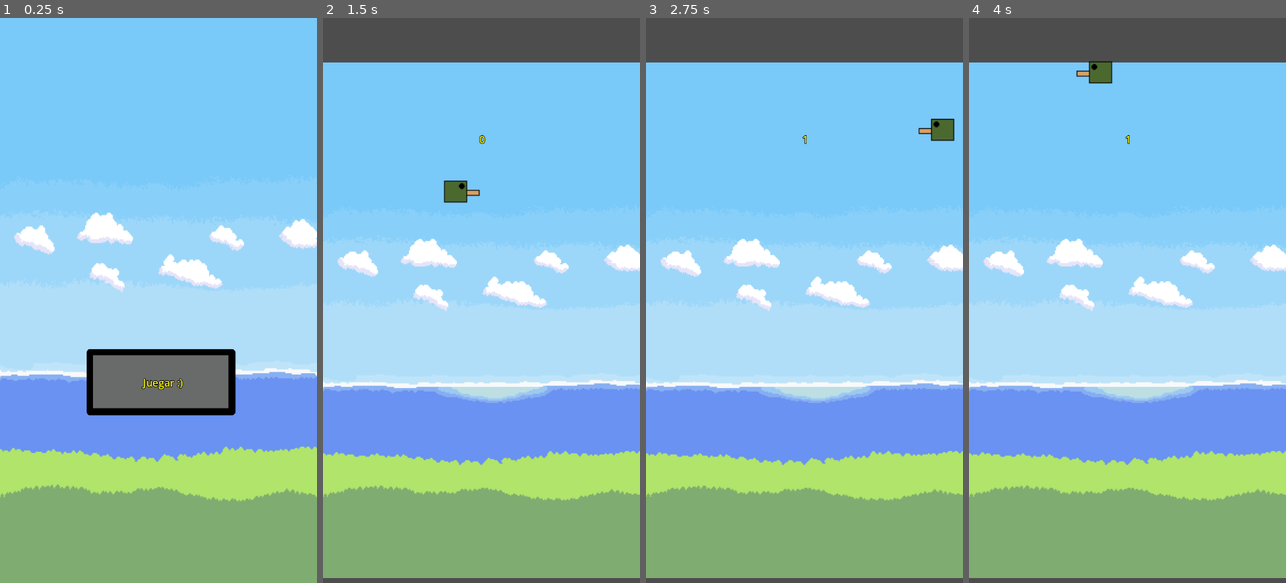
Above: before the commit, frames 1-4 (left to right).
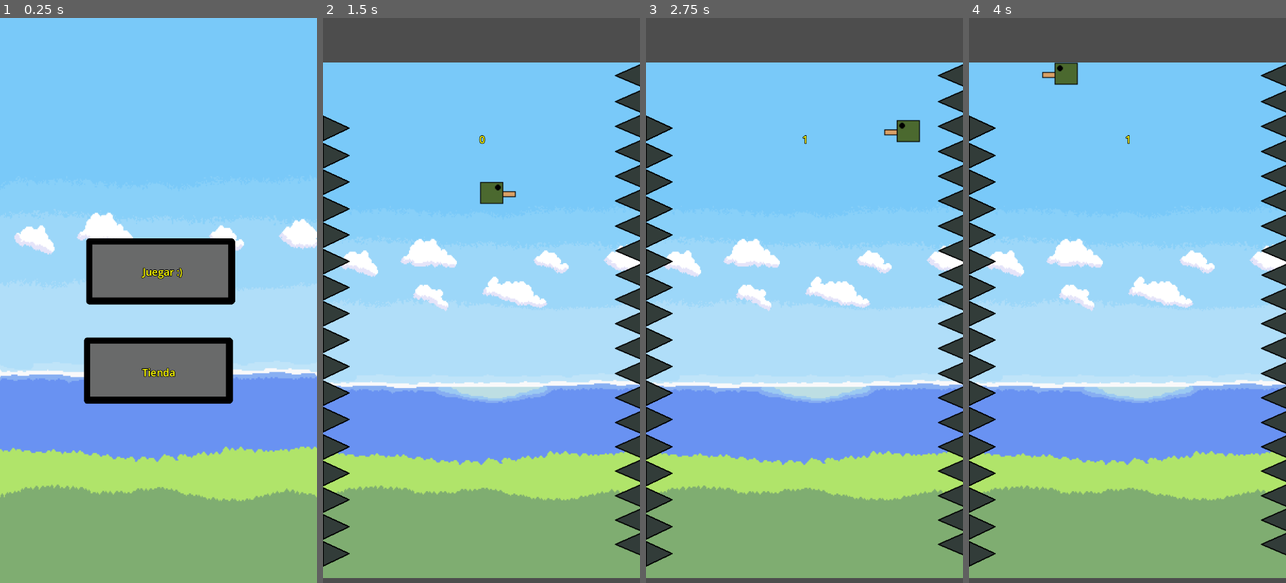
Above: after the commit, the same moments.

Repository: Flamenser/JuegoPato
Game: Godot game, scene res://Menu.tscn
Two runs of this game, one before a commit and one after it. Both use one fixed random seed, a clock stepped at 60 frames per second and the inputs below.
Inputs (mouse positions are in pixels of both pictures, inside the frame that each line leads up to):
- Up to frame 1 (0.25 s): no input
- Up to frame 2 (1.5 s): click "Juegar :)" at 0.5 s; move the mouse to (551, 272) at 1.27 s; click (551, 272) at 1.42 s
- Up to frame 3 (2.75 s): move the mouse to (741, 328) at 2.02 s; click (741, 328) at 2.17 s
- Up to frame 4 (4 s): move the mouse to (1159, 176) at 2.77 s; click (1159, 176) at 2.92 s; move the mouse to (1111, 413) at 3.52 s; click (1111, 413) at 3.67 s

The runs differ from the first frame. In frame 1, 9.1% of the frame differs, in the area x 26-75%, y 39-71%; in frame 2, 7.6%; in frame 3, 7.5%; in frame 4, 7.6%.

Commit message:
Picos
Obstáculos de los costados

Diff:
--- a/Juego.gd
+++ b/Juego.gd
@@ -25,3 +25,8 @@
 func _on_death_zone_body_entered(body):
 	if body.name == "Jugador":  # Asegúrate de que es el jugador
 		on_game_over()
+
+
+func _on_pico_body_entered(body):
+	if body.name == "Jugador" and $Pico.show:  # Asegúrate de que es el jugador
+		on_game_over()
--- a/Juego.tscn
+++ b/Juego.tscn
@@ -26,7 +26,7 @@
 texture = ExtResource("1_7ni0n")
 
 [node name="Jugador" type="CharacterBody2D" parent="."]
-position = Vector2(0, 66)
+position = Vector2(82, 69)
 motion_mode = 1
 script = ExtResource("2_7tbpi")
 
@@ -97,6 +97,445 @@
 texture = ExtResource("6_dvbx7")
 
 [node name="CollisionPolygon2D" type="CollisionPolygon2D" parent="Pico"]
+position = Vector2(-29.6701, -27.1708)
+scale = Vector2(-0.00200726, -0.172714)
+polygon = PackedVector2Array(0, 0, -29276.9, -156.715, 0, -307.627)
+
+[node name="Pico2" type="Area2D" parent="."]
+visible = false
+position = Vector2(30, 190)
+
+[node name="Sprite2D" type="Sprite2D" parent="Pico2"]
+texture = ExtResource("6_dvbx7")
+
+[node name="CollisionPolygon2D" type="CollisionPolygon2D" parent="Pico2"]
+position = Vector2(-29.6701, -27.1708)
+scale = Vector2(-0.00200726, -0.172714)
+polygon = PackedVector2Array(0, 0, -29276.9, -156.715, 0, -307.627)
+
+[node name="Pico3" type="Area2D" parent="."]
+position = Vector2(30, 250)
+
+[node name="Sprite2D" type="Sprite2D" parent="Pico3"]
+texture = ExtResource("6_dvbx7")
+
+[node name="CollisionPolygon2D" type="CollisionPolygon2D" parent="Pico3"]
+position = Vector2(-29.6701, -27.1708)
+scale = Vector2(-0.00200726, -0.172714)
+polygon = PackedVector2Array(0, 0, -29276.9, -156.715, 0, -307.627)
+
+[node name="Pico4" type="Area2D" parent="."]
+position = Vector2(30, 312)
+
+[node name="Sprite2D" type="Sprite2D" parent="Pico4"]
+texture = ExtResource("6_dvbx7")
+
+[node name="CollisionPolygon2D" type="CollisionPolygon2D" parent="Pico4"]
+position = Vector2(-29.6701, -27.1708)
+scale = Vector2(-0.00200726, -0.172714)
+polygon = PackedVector2Array(0, 0, -29276.9, -156.715, 0, -307.627)
+
+[node name="Pico5" type="Area2D" parent="."]
+position = Vector2(30, 372)
+
+[node name="Sprite2D" type="Sprite2D" parent="Pico5"]
+texture = ExtResource("6_dvbx7")
+
+[node name="CollisionPolygon2D" type="CollisionPolygon2D" parent="Pico5"]
+position = Vector2(-29.6701, -27.1708)
+scale = Vector2(-0.00200726, -0.172714)
+polygon = PackedVector2Array(0, 0, -29276.9, -156.715, 0, -307.627)
+
+[node name="Pico6" type="Area2D" parent="."]
+position = Vector2(30, 433)
+
+[node name="Sprite2D" type="Sprite2D" parent="Pico6"]
+texture = ExtResource("6_dvbx7")
+
+[node name="CollisionPolygon2D" type="CollisionPolygon2D" parent="Pico6"]
+position = Vector2(-29.6701, -27.1708)
+scale = Vector2(-0.00200726, -0.172714)
+polygon = PackedVector2Array(0, 0, -29276.9, -156.715, 0, -307.627)
+
+[node name="Pico7" type="Area2D" parent="."]
+position = Vector2(30, 492)
+
+[node name="Sprite2D" type="Sprite2D" parent="Pico7"]
+texture = ExtResource("6_dvbx7")
+
+[node name="CollisionPolygon2D" type="CollisionPolygon2D" parent="Pico7"]
+position = Vector2(-29.6701, -27.1708)
+scale = Vector2(-0.00200726, -0.172714)
+polygon = PackedVector2Array(0, 0, -29276.9, -156.715, 0, -307.627)
+
+[node name="Pico8" type="Area2D" parent="."]
+position = Vector2(30, 552)
+
+[node name="Sprite2D" type="Sprite2D" parent="Pico8"]
+texture = ExtResource("6_dvbx7")
+
+[node name="CollisionPolygon2D" type="CollisionPolygon2D" parent="Pico8"]
+position = Vector2(-29.6701, -27.1708)
+scale = Vector2(-0.00200726, -0.172714)
+polygon = PackedVector2Array(0, 0, -29276.9, -156.715, 0, -307.627)
+
+[node name="Pico9" type="Area2D" parent="."]
+position = Vector2(30, 611)
+
+[node name="Sprite2D" type="Sprite2D" parent="Pico9"]
+texture = ExtResource("6_dvbx7")
+
+[node name="CollisionPolygon2D" type="CollisionPolygon2D" parent="Pico9"]
+position = Vector2(-29.6701, -27.1708)
+scale = Vector2(-0.00200726, -0.172714)
+polygon = PackedVector2Array(0, 0, -29276.9, -156.715, 0, -307.627)
+
+[node name="Pico10" type="Area2D" parent="."]
+position = Vector2(30, 670)
+
+[node name="Sprite2D" type="Sprite2D" parent="Pico10"]
+texture = ExtResource("6_dvbx7")
+
+[node name="CollisionPolygon2D" type="CollisionPolygon2D" parent="Pico10"]
+position = Vector2(-29.6701, -27.1708)
+scale = Vector2(-0.00200726, -0.172714)
+polygon = PackedVector2Array(0, 0, -29276.9, -156.715, 0, -307.627)
+
+[node name="Pico11" type="Area2D" parent="."]
+position = Vector2(30, 730)
+
+[node name="Sprite2D" type="Sprite2D" parent="Pico11"]
+texture = ExtResource("6_dvbx7")
+
+[node name="CollisionPolygon2D" type="CollisionPolygon2D" parent="Pico11"]
+position = Vector2(-29.6701, -27.1708)
+scale = Vector2(-0.00200726, -0.172714)
+polygon = PackedVector2Array(0, 0, -29276.9, -156.715, 0, -307.627)
+
+[node name="Pico12" type="Area2D" parent="."]
+position = Vector2(30, 790)
+
+[node name="Sprite2D" type="Sprite2D" parent="Pico12"]
+texture = ExtResource("6_dvbx7")
+
+[node name="CollisionPolygon2D" type="CollisionPolygon2D" parent="Pico12"]
+position = Vector2(-29.6701, -27.1708)
+scale = Vector2(-0.00200726, -0.172714)
+polygon = PackedVector2Array(0, 0, -29276.9, -156.715, 0, -307.627)
+
+[node name="Pico13" type="Area2D" parent="."]
+position = Vector2(30, 850)
+
+[node name="Sprite2D" type="Sprite2D" parent="Pico13"]
+texture = ExtResource("6_dvbx7")
+
+[node name="CollisionPolygon2D" type="CollisionPolygon2D" parent="Pico13"]
+position = Vector2(-29.6701, -27.1708)
+scale = Vector2(-0.00200726, -0.172714)
+polygon = PackedVector2Array(0, 0, -29276.9, -156.715, 0, -307.627)
+
+[node name="Pico14" type="Area2D" parent="."]
+position = Vector2(30, 910)
+
+[node name="Sprite2D" type="Sprite2D" parent="Pico14"]
+texture = ExtResource("6_dvbx7")
+
+[node name="CollisionPolygon2D" type="CollisionPolygon2D" parent="Pico14"]
+position = Vector2(-29.6701, -27.1708)
+scale = Vector2(-0.00200726, -0.172714)
+polygon = PackedVector2Array(0, 0, -29276.9, -156.715, 0, -307.627)
+
+[node name="Pico15" type="Area2D" parent="."]
+position = Vector2(30, 972)
+
+[node name="Sprite2D" type="Sprite2D" parent="Pico15"]
+texture = ExtResource("6_dvbx7")
+
+[node name="CollisionPolygon2D" type="CollisionPolygon2D" parent="Pico15"]
+position = Vector2(-29.6701, -27.1708)
+scale = Vector2(-0.00200726, -0.172714)
+polygon = PackedVector2Array(0, 0, -29276.9, -156.715, 0, -307.627)
+
+[node name="Pico16" type="Area2D" parent="."]
+position = Vector2(30, 1032)
+
+[node name="Sprite2D" type="Sprite2D" parent="Pico16"]
+texture = ExtResource("6_dvbx7")
+
+[node name="CollisionPolygon2D" type="CollisionPolygon2D" parent="Pico16"]
+position = Vector2(-29.6701, -27.1708)
+scale = Vector2(-0.00200726, -0.172714)
+polygon = PackedVector2Array(0, 0, -29276.9, -156.715, 0, -307.627)
+
+[node name="Pico17" type="Area2D" parent="."]
+position = Vector2(30, 1092)
+
+[node name="Sprite2D" type="Sprite2D" parent="Pico17"]
+texture = ExtResource("6_dvbx7")
+
+[node name="CollisionPolygon2D" type="CollisionPolygon2D" parent="Pico17"]
+position = Vector2(-29.6701, -27.1708)
+scale = Vector2(-0.00200726, -0.172714)
+polygon = PackedVector2Array(0, 0, -29276.9, -156.715, 0, -307.627)
+
+[node name="Pico18" type="Area2D" parent="."]
+position = Vector2(30, 1153)
+
+[node name="Sprite2D" type="Sprite2D" parent="Pico18"]
+texture = ExtResource("6_dvbx7")
+
+[node name="CollisionPolygon2D" type="CollisionPolygon2D" parent="Pico18"]
+position = Vector2(-29.6701, -27.1708)
+scale = Vector2(-0.00200726, -0.172714)
+polygon = PackedVector2Array(0, 0, -29276.9, -156.715, 0, -307.627)
+
+[node name="Pico19" type="Area2D" parent="."]
+position = Vector2(30, 1214)
+
+[node name="Sprite2D" type="Sprite2D" parent="Pico19"]
+texture = ExtResource("6_dvbx7")
+
+[node name="CollisionPolygon2D" type="CollisionPolygon2D" parent="Pico19"]
+position = Vector2(-29.6701, -27.1708)
+scale = Vector2(-0.00200726, -0.172714)
+polygon = PackedVector2Array(0, 0, -29276.9, -156.715, 0, -307.627)
+
+[node name="Pico20" type="Area2D" parent="."]
+position = Vector2(694, 130)
+scale = Vector2(-1.00954, -0.927076)
+
+[node name="Sprite2D" type="Sprite2D" parent="Pico20"]
+texture = ExtResource("6_dvbx7")
+
+[node name="CollisionPolygon2D" type="CollisionPolygon2D" parent="Pico20"]
+position = Vector2(-29.6701, -27.1708)
+scale = Vector2(-0.00200726, -0.172714)
+polygon = PackedVector2Array(0, 0, -29276.9, -156.715, 0, -307.627)
+
+[node name="Pico21" type="Area2D" parent="."]
+position = Vector2(694, 189)
+scale = Vector2(-1.00954, -0.927076)
+
+[node name="Sprite2D" type="Sprite2D" parent="Pico21"]
+texture = ExtResource("6_dvbx7")
+
+[node name="CollisionPolygon2D" type="CollisionPolygon2D" parent="Pico21"]
+position = Vector2(-29.6701, -27.1708)
+scale = Vector2(-0.00200726, -0.172714)
+polygon = PackedVector2Array(0, 0, -29276.9, -156.715, 0, -307.627)
+
+[node name="Pico22" type="Area2D" parent="."]
+position = Vector2(694, 245)
+scale = Vector2(-1.00954, -0.927076)
+
+[node name="Sprite2D" type="Sprite2D" parent="Pico22"]
+texture = ExtResource("6_dvbx7")
+
+[node name="CollisionPolygon2D" type="CollisionPolygon2D" parent="Pico22"]
+position = Vector2(-29.6701, -27.1708)
+scale = Vector2(-0.00200726, -0.172714)
+polygon = PackedVector2Array(0, 0, -29276.9, -156.715, 0, -307.627)
+
+[node name="Pico23" type="Area2D" parent="."]
+position = Vector2(694, 302)
+scale = Vector2(-1.00954, -0.927076)
+
+[node name="Sprite2D" type="Sprite2D" parent="Pico23"]
+texture = ExtResource("6_dvbx7")
+
+[node name="CollisionPolygon2D" type="CollisionPolygon2D" parent="Pico23"]
+position = Vector2(-29.6701, -27.1708)
+scale = Vector2(-0.00200726, -0.172714)
+polygon = PackedVector2Array(0, 0, -29276.9, -156.715, 0, -307.627)
+
+[node name="Pico24" type="Area2D" parent="."]
+position = Vector2(694, 358)
+scale = Vector2(-1.00954, -0.927076)
+
+[node name="Sprite2D" type="Sprite2D" parent="Pico24"]
+texture = ExtResource("6_dvbx7")
+
+[node name="CollisionPolygon2D" type="CollisionPolygon2D" parent="Pico24"]
+position = Vector2(-29.6701, -27.1708)
+scale = Vector2(-0.00200726, -0.172714)
+polygon = PackedVector2Array(0, 0, -29276.9, -156.715, 0, -307.627)
+
+[node name="Pico25" type="Area2D" parent="."]
+position = Vector2(694, 414)
+scale = Vector2(-1.00954, -0.927076)
+
+[node name="Sprite2D" type="Sprite2D" parent="Pico25"]
+texture = ExtResource("6_dvbx7")
+
+[node name="CollisionPolygon2D" type="CollisionPolygon2D" parent="Pico25"]
+position = Vector2(-29.6701, -27.1708)
+scale = Vector2(-0.00200726, -0.172714)
+polygon = PackedVector2Array(0, 0, -29276.9, -156.715, 0, -307.627)
+
+[node name="Pico26" type="Area2D" parent="."]
+position = Vector2(694, 471)
+scale = Vector2(-1.00954, -0.927076)
+
+[node name="Sprite2D" type="Sprite2D" parent="Pico26"]
+texture = ExtResource("6_dvbx7")
+
+[node name="CollisionPolygon2D" type="CollisionPolygon2D" parent="Pico26"]
+position = Vector2(-29.6701, -27.1708)
+scale = Vector2(-0.00200726, -0.172714)
+polygon = PackedVector2Array(0, 0, -29276.9, -156.715, 0, -307.627)
+
+[node name="Pico27" type="Area2D" parent="."]
+position = Vector2(695, 527)
+scale = Vector2(-1.00954, -0.927076)
+
+[node name="Sprite2D" type="Sprite2D" parent="Pico27"]
+texture = ExtResource("6_dvbx7")
+
+[node name="CollisionPolygon2D" type="CollisionPolygon2D" parent="Pico27"]
+position = Vector2(-29.6701, -27.1708)
+scale = Vector2(-0.00200726, -0.172714)
+polygon = PackedVector2Array(0, 0, -29276.9, -156.715, 0, -307.627)
+
+[node name="Pico28" type="Area2D" parent="."]
+position = Vector2(695, 582)
+scale = Vector2(-1.00954, -0.927076)
+
+[node name="Sprite2D" type="Sprite2D" parent="Pico28"]
+texture = ExtResource("6_dvbx7")
+
+[node name="CollisionPolygon2D" type="CollisionPolygon2D" parent="Pico28"]
+position = Vector2(-29.6701, -27.1708)
+scale = Vector2(-0.00200726, -0.172714)
+polygon = PackedVector2Array(0, 0, -29276.9, -156.715, 0, -307.627)
+
+[node name="Pico29" type="Area2D" parent="."]
+position = Vector2(694, 637)
+scale = Vector2(-1.00954, -0.927076)
+
+[node name="Sprite2D" type="Sprite2D" parent="Pico29"]
+texture = ExtResource("6_dvbx7")
+
+[node name="CollisionPolygon2D" type="CollisionPolygon2D" parent="Pico29"]
+position = Vector2(-29.6701, -27.1708)
+scale = Vector2(-0.00200726, -0.172714)
+polygon = PackedVector2Array(0, 0, -29276.9, -156.715, 0, -307.627)
+
+[node name="Pico30" type="Area2D" parent="."]
+position = Vector2(694, 692)
+scale = Vector2(-1.00954, -0.927076)
+
+[node name="Sprite2D" type="Sprite2D" parent="Pico30"]
+texture = ExtResource("6_dvbx7")
+
+[node name="CollisionPolygon2D" type="CollisionPolygon2D" parent="Pico30"]
+position = Vector2(-29.6701, -27.1708)
+scale = Vector2(-0.00200726, -0.172714)
+polygon = PackedVector2Array(0, 0, -29276.9, -156.715, 0, -307.627)
+
+[node name="Pico31" type="Area2D" parent="."]
+position = Vector2(694, 748)
+scale = Vector2(-1.00954, -0.927076)
+
+[node name="Sprite2D" type="Sprite2D" parent="Pico31"]
+texture = ExtResource("6_dvbx7")
+
+[node name="CollisionPolygon2D" type="CollisionPolygon2D" parent="Pico31"]
+position = Vector2(-29.6701, -27.1708)
+scale = Vector2(-0.00200726, -0.172714)
+polygon = PackedVector2Array(0, 0, -29276.9, -156.715, 0, -307.627)
+
+[node name="Pico32" type="Area2D" parent="."]
+position = Vector2(694, 805)
+scale = Vector2(-1.00954, -0.927076)
+
+[node name="Sprite2D" type="Sprite2D" parent="Pico32"]
+texture = ExtResource("6_dvbx7")
+
+[node name="CollisionPolygon2D" type="CollisionPolygon2D" parent="Pico32"]
+position = Vector2(-29.6701, -27.1708)
+scale = Vector2(-0.00200726, -0.172714)
+polygon = PackedVector2Array(0, 0, -29276.9, -156.715, 0, -307.627)
+
+[node name="Pico33" type="Area2D" parent="."]
+position = Vector2(694, 860)
+scale = Vector2(-1.00954, -0.927076)
+
+[node name="Sprite2D" type="Sprite2D" parent="Pico33"]
+texture = ExtResource("6_dvbx7")
+
+[node name="CollisionPolygon2D" type="CollisionPolygon2D" parent="Pico33"]
+position = Vector2(-29.6701, -27.1708)
+scale = Vector2(-0.00200726, -0.172714)
+polygon = PackedVector2Array(0, 0, -29276.9, -156.715, 0, -307.627)
+
+[node name="Pico34" type="Area2D" parent="."]
+position = Vector2(694, 916)
+scale = Vector2(-1.00954, -0.927076)
+
+[node name="Sprite2D" type="Sprite2D" parent="Pico34"]
+texture = ExtResource("6_dvbx7")
+
+[node name="CollisionPolygon2D" type="CollisionPolygon2D" parent="Pico34"]
+position = Vector2(-29.6701, -27.1708)
+scale = Vector2(-0.00200726, -0.172714)
+polygon = PackedVector2Array(0, 0, -29276.9, -156.715, 0, -307.627)
+
+[node name="Pico35" type="Area2D" parent="."]
+position = Vector2(694, 971)
+scale = Vector2(-1.00954, -0.927076)
+
+[node name="Sprite2D" type="Sprite2D" parent="Pico35"]
+texture = ExtResource("6_dvbx7")
+
+[node name="CollisionPolygon2D" type="CollisionPolygon2D" parent="Pico35"]
+position = Vector2(-29.6701, -27.1708)
+scale = Vector2(-0.00200726, -0.172714)
+polygon = PackedVector2Array(0, 0, -29276.9, -156.715, 0, -307.627)
+
+[node name="Pico36" type="Area2D" parent="."]
+position = Vector2(694, 1026)
+scale = Vector2(-1.00954, -0.927076)
+
+[node name="Sprite2D" type="Sprite2D" parent="Pico36"]
+texture = ExtResource("6_dvbx7")
+
+[node name="CollisionPolygon2D" type="CollisionPolygon2D" parent="Pico36"]
+position = Vector2(-29.6701, -27.1708)
+scale = Vector2(-0.00200726, -0.172714)
+polygon = PackedVector2Array(0, 0, -29276.9, -156.715, 0, -307.627)
+
+[node name="Pico37" type="Area2D" parent="."]
+position = Vector2(694, 1082)
+scale = Vector2(-1.00954, -0.927076)
+
+[node name="Sprite2D" type="Sprite2D" parent="Pico37"]
+texture = ExtResource("6_dvbx7")
+
+[node name="CollisionPolygon2D" type="CollisionPolygon2D" parent="Pico37"]
+position = Vector2(-29.6701, -27.1708)
+scale = Vector2(-0.00200726, -0.172714)
+polygon = PackedVector2Array(0, 0, -29276.9, -156.715, 0, -307.627)
+
+[node name="Pico38" type="Area2D" parent="."]
+position = Vector2(694, 1137)
+scale = Vector2(-1.00954, -0.927076)
+
+[node name="Sprite2D" type="Sprite2D" parent="Pico38"]
+texture = ExtResource("6_dvbx7")
+
+[node name="CollisionPolygon2D" type="CollisionPolygon2D" parent="Pico38"]
+position = Vector2(-29.6701, -27.1708)
+scale = Vector2(-0.00200726, -0.172714)
+polygon = PackedVector2Array(0, 0, -29276.9, -156.715, 0, -307.627)
+
+[node name="Pico39" type="Area2D" parent="."]
+position = Vector2(694, 1192)
+scale = Vector2(-1.00954, -0.927076)
+
+[node name="Sprite2D" type="Sprite2D" parent="Pico39"]
+texture = ExtResource("6_dvbx7")
+
+[node name="CollisionPolygon2D" type="CollisionPolygon2D" parent="Pico39"]
 position = Vector2(-29.6701, -27.1708)
 scale = Vector2(-0.00200726, -0.172714)
 polygon = PackedVector2Array(0, 0, -29276.9, -156.715, 0, -307.627)
@@ -116,3 +555,5 @@
 [connection signal="body_entered" from="DeathZone" to="." method="_on_death_zone_body_entered"]
 [connection signal="pressed" from="MenuPartida/Reinicio" to="." method="_on_reinicio_pressed"]
 [connection signal="pressed" from="MenuPartida/Menu" to="." method="_on_menu_pressed"]
+[connection signal="body_entered" from="Pico" to="." method="_on_pico_body_entered"]
+[connection signal="body_entered" from="Pico39" to="." method="_on_pico_body_entered"]
--- a/Menu.gd
+++ b/Menu.gd
@@ -3,3 +3,7 @@
 
 func _on_jugar_pressed():
 	get_tree().change_scene_to_file("res://Juego.tscn")
+
+
+func _on_tienda_pressed():
+	get_tree().change_scene_to_file("res://Tienda.tscn")
--- a/Menu.tscn
+++ b/Menu.tscn
@@ -14,10 +14,10 @@
 texture = ExtResource("1_s7oat")
 
 [node name="Jugar" type="TextureButton" parent="."]
-offset_left = 164.0
-offset_top = 725.0
-offset_right = 564.0
-offset_bottom = 925.0
+offset_left = 163.0
+offset_top = 474.0
+offset_right = 563.0
+offset_bottom = 674.0
 texture_normal = ExtResource("3_uwulu")
 
 [node name="Label" type="Label" parent="Jugar"]
@@ -31,4 +31,23 @@
 horizontal_alignment = 1
 vertical_alignment = 1
 
+[node name="Tienda" type="TextureButton" parent="."]
+offset_left = 158.0
+offset_top = 699.0
+offset_right = 558.0
+offset_bottom = 899.0
+texture_normal = ExtResource("3_uwulu")
+
+[node name="Label" type="Label" parent="Tienda"]
+layout_mode = 0
+offset_left = 52.0
+offset_top = 50.0
+offset_right = 354.0
+offset_bottom = 159.0
+text = "Tienda"
+label_settings = ExtResource("4_q61pn")
+horizontal_alignment = 1
+vertical_alignment = 1
+
 [connection signal="pressed" from="Jugar" to="." method="_on_jugar_pressed"]
+[connection signal="pressed" from="Tienda" to="." method="_on_tienda_pressed"]
--- /dev/null
+++ b/Pico.gd
@@ -0,0 +1,11 @@
+extends Area2D
+
+
+# Called when the node enters the scene tree for the first time.
+func _ready():
+	pass # Replace with function body.
+
+
+# Called every frame. 'delta' is the elapsed time since the previous frame.
+func _process(delta):
+	pass
--- /dev/null
+++ b/Tienda.gd
@@ -0,0 +1,14 @@
+extends Node2D
+
+
+# Called when the node enters the scene tree for the first time.
+func _ready():
+	pass # Replace with function body.
+
+
+# Called every frame. 'delta' is the elapsed time since the previous frame.
+func _process(delta):
+	pass
+
+func _on_volver_pressed():
+		get_tree().change_scene_to_file("res://Menu.tscn")
--- /dev/null
+++ b/Tienda.tscn
@@ -0,0 +1,69 @@
+[gd_scene load_steps=7 format=3 uid="uid://bryctc0jd671j"]
+
+[ext_resource type="Script" path="res://Tienda.gd" id="1_jtufj"]
+[ext_resource type="Texture2D" uid="uid://c23rh12mphlbe" path="res://Imagenes/Fondo chido.png" id="1_nrnb1"]
+[ext_resource type="Texture2D" uid="uid://c4ojenm6fi731" path="res://Imagenes/boton.png" id="3_28vby"]
+[ext_resource type="LabelSettings" uid="uid://4iw2cg58i8fi" path="res://Letra.tres" id="4_baxf7"]
+[ext_resource type="Texture2D" uid="uid://c714oyv0oh8sa" path="res://Imagenes/pato1.png" id="5_gvnwg"]
+[ext_resource type="Texture2D" uid="uid://wehrqmkb7psl" path="res://Imagenes/pato2.png" id="6_euywu"]
+
+[node name="Tienda" type="Node2D"]
+script = ExtResource("1_jtufj")
+
+[node name="Sprite2D" type="Sprite2D" parent="."]
+position = Vector2(359.5, 644.5)
+scale = Vector2(1.20167, 1.43222)
+texture = ExtResource("1_nrnb1")
+
+[node name="Volver" type="TextureButton" parent="."]
+offset_left = -20.0
+offset_top = -14.0
+offset_right = 380.0
+offset_bottom = 186.0
+scale = Vector2(0.703921, 0.734717)
+texture_normal = ExtResource("3_28vby")
+
+[node name="Label" type="Label" parent="Volver"]
+offset_left = 46.8802
+offset_top = 46.2763
+offset_right = 348.88
+offset_bottom = 155.276
+text = "Menu
+"
+label_settings = ExtResource("4_baxf7")
+horizontal_alignment = 1
+vertical_alignment = 1
+
+[node name="ItemList" type="ItemList" parent="."]
+anchors_preset = -1
+anchor_top = 0.026
+anchor_bottom = 0.026
+offset_left = 7.0
+offset_top = 149.0
+offset_right = 388.0
+offset_bottom = 739.0
+scale = Vector2(1.84, 1.92)
+select_mode = 1
+max_text_lines = 4
+max_columns = 4
+
+[node name="ScrollContainer" type="ScrollContainer" parent="ItemList"]
+layout_mode = 0
+offset_right = 708.0
+offset_bottom = 1145.0
+
+[node name="Pato1" type="TextureButton" parent="ItemList"]
+layout_mode = 2
+offset_right = 65.0
+offset_bottom = 64.0
+texture_normal = ExtResource("5_gvnwg")
+
+[node name="Pato2" type="TextureButton" parent="ItemList"]
+layout_mode = 2
+offset_left = 66.0
+offset_top = 1.0
+offset_right = 131.0
+offset_bottom = 65.0
+texture_normal = ExtResource("6_euywu")
+
+[connection signal="pressed" from="Volver" to="." method="_on_volver_pressed"]
Binary file added: Imagenes/pato1.png
Not shown, added: Imagenes/pato1.png.import
Binary file added: Imagenes/pato2.png
Not shown, added: Imagenes/pato2.png.import
